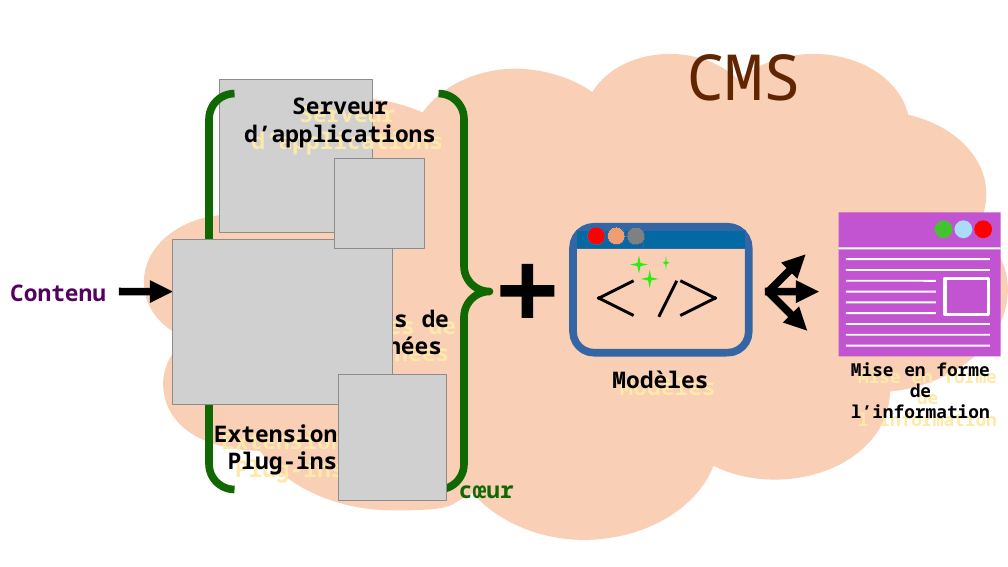
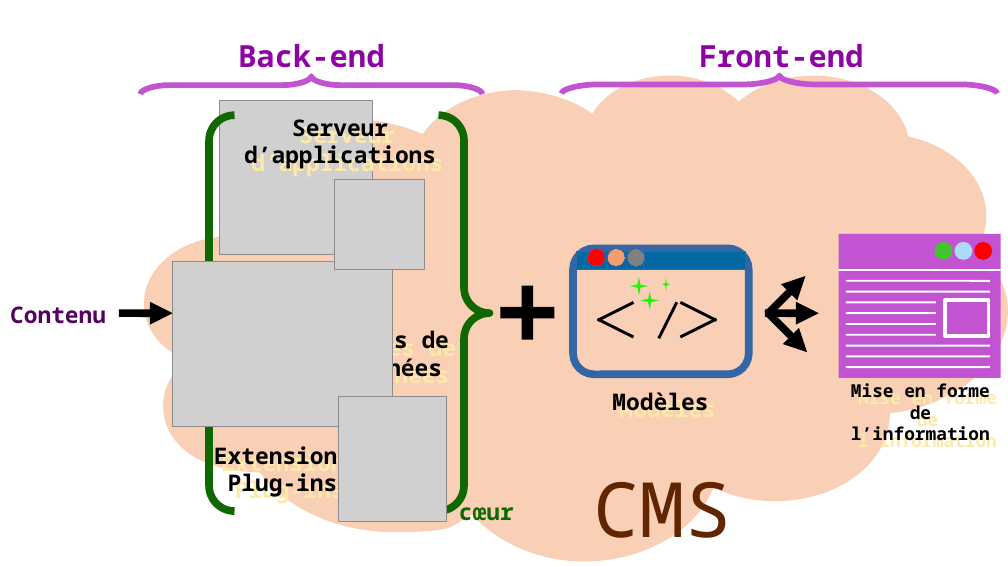
Before and after one commit to gattardm/P7, a slide deck: slide 43 of Ressources/dépendances_fonctionnelles.odp (slide 42 before the commit). Drawn at 1008x567 pixels with LibreOffice and Linux fonts; fonts in the diff are those of the drawing; grey boxes stand for pictures. Boxes give left, top, right and bottom in pixels: in the first picture for what was removed or moved away, otherwise in the second. Text is boxed around its words. In the diff, an @@ line names an element or a change of style, - is before the commit and + after.

```diff
--- a/Ressources/dépendances_fonctionnelles.odp
+++ b/Ressources/dépendances_fonctionnelles.odp
@@ text added at (x1=238, y1=43, x2=384, y2=76), 24 pt, text #8E03A3, bold @@
+Back-end
@@ text added at (x1=699, y1=43, x2=864, y2=76), 24 pt, text #8E03A3, bold @@
+Front-end
@@ freeform shape added at (x1=141, y1=76, x2=483, y2=94), outline #C254D2 4.51 pt @@
@@ freeform shape added at (x1=563, y1=75, x2=998, y2=93), outline #C254D2 4.51 pt @@
@@ freeform shape moved from (x1=641, y1=270, x2=659, y2=288) to (x1=630, y1=277, x2=649, y2=295) @@
@@ freeform shape moved from (x1=630, y1=256, x2=649, y2=274) to (x1=641, y1=292, x2=659, y2=310) @@
@@ arrow moved from (769, 293) - (808, 331) to (767, 315) - (806, 276) @@
@@ line moved from (846, 270) - (991, 270) to (846, 281) - (991, 281) @@
@@ line moved from (846, 324) - (991, 324) to (846, 292) - (991, 292) @@
@@ line moved from (598, 297) - (634, 316) to (634, 303) - (598, 320) @@
@@ line moved from (634, 281) - (598, 299) to (598, 319) - (634, 338) @@
@@ line moved from (681, 316) - (716, 297) to (716, 320) - (681, 303) @@
@@ line moved from (716, 299) - (681, 281) to (681, 338) - (716, 319) @@
@@ 7 texts, 6 ellipses, 4 pictures, 4 rectangles, 3 lines, 2 freeform shapes, 2 arrows, 1 brace pair, 1 plus, 1 rounded rectangle moved together from (x1=10, y1=54, x2=1008, y2=540) to (x1=10, y1=76, x2=1008, y2=562) @@
@@ arrow moved from (767, 293) - (806, 254) to (769, 314) - (808, 352) @@
@@ line moved from (846, 292) - (937, 292) to (846, 324) - (937, 324) @@
@@ line moved from (846, 281) - (937, 281) to (846, 335) - (937, 335) @@
@@ line moved from (846, 259) - (991, 259) to (846, 368) - (991, 368) @@
@@ text "CMS" moved from (x1=687, y1=40, x2=801, y2=101) to (x1=594, y1=482, x2=731, y2=557) @@
@@ text "CMS" at (x1=594, y1=482, x2=731, y2=557): size 50 to 60 pt; alignment right to centre @@
```
Also in this commit, not shown: 4 other slides changed, 3 slides added, 3 other files.
